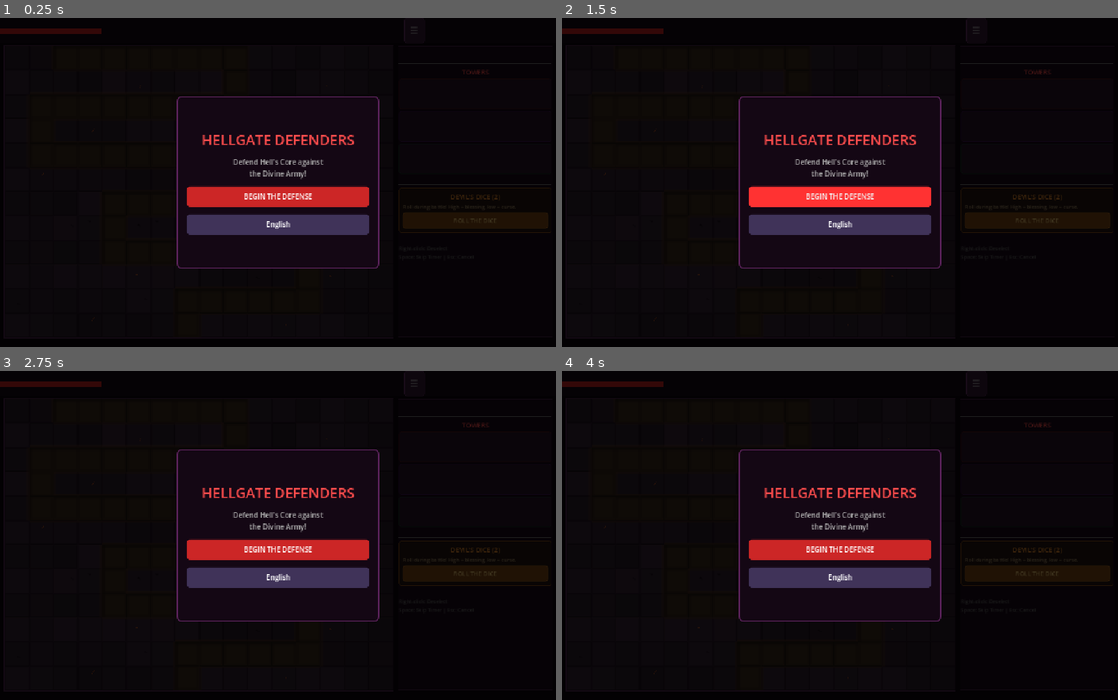
Above: before the commit, frames 1-4 (two rows, left to right).
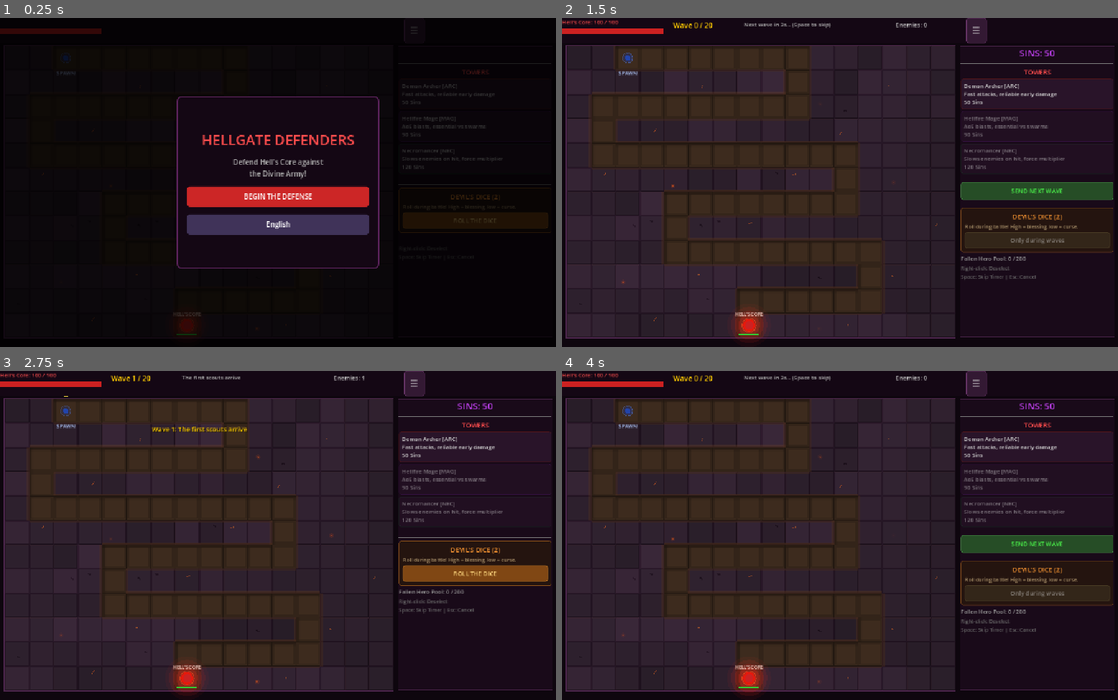
Above: after the commit, the same moments.

Repository: jiajie96/demongate
Game: Godot game, scene res://scenes/main.tscn
The game is run twice, just before and just after one commit, with the same random seed, the same clock (stepped at 60 frames per second) and the same inputs.
Inputs (mouse positions are in pixels of both pictures, inside the frame that each line leads up to):
- Up to frame 1 (0.25 s): no input
- Up to frame 2 (1.5 s): click "BEGIN THE DEFENSE" at 0.5 s; click (840, 195) at 1.25 s, where only the run before the commit has a clickable "BEGIN THE DEFENSE"
- Up to frame 3 (2.75 s): click (478, 545) at 2 s, where only the run after the commit has a clickable "SEND NEXT WAVE"
- Up to frame 4 (4 s): click "☰" at 2.75 s; click (840, 532) at 3.5 s, where only the run after the commit has a clickable "Restart"

The runs differ from the first frame. In frame 1, 0.4% of the frame differs, in the area x 10-91%, y 11-97%; in frame 2, 67%, in the area x 0-100%, y 0-99%; in frame 3, 66%; in frame 4, 66%.
Error before the commit: Parse Error: Function "_apply_speed_buff()" not found in base self. (res://scripts/autoload/game_manager.gd:592)

Commit message:
Add _apply_speed_buff function definition

Diff:
--- a/scripts/autoload/game_manager.gd
+++ b/scripts/autoload/game_manager.gd
@@ -780,6 +780,14 @@
 			perm_speed_buff /= speed_buff_factor
 			speed_buff_factor = 1.0
 
+func _apply_speed_buff(factor: float, duration: float) -> void:
+	# Undo any existing temp buff first
+	if speed_buff_timer > 0:
+		perm_speed_buff /= speed_buff_factor
+	perm_speed_buff *= factor
+	speed_buff_factor = factor
+	speed_buff_timer = duration
+
 # ═══════════════════════════════════════════════════════
 # UTILITY
 # ═══════════════════════════════════════════════════════
